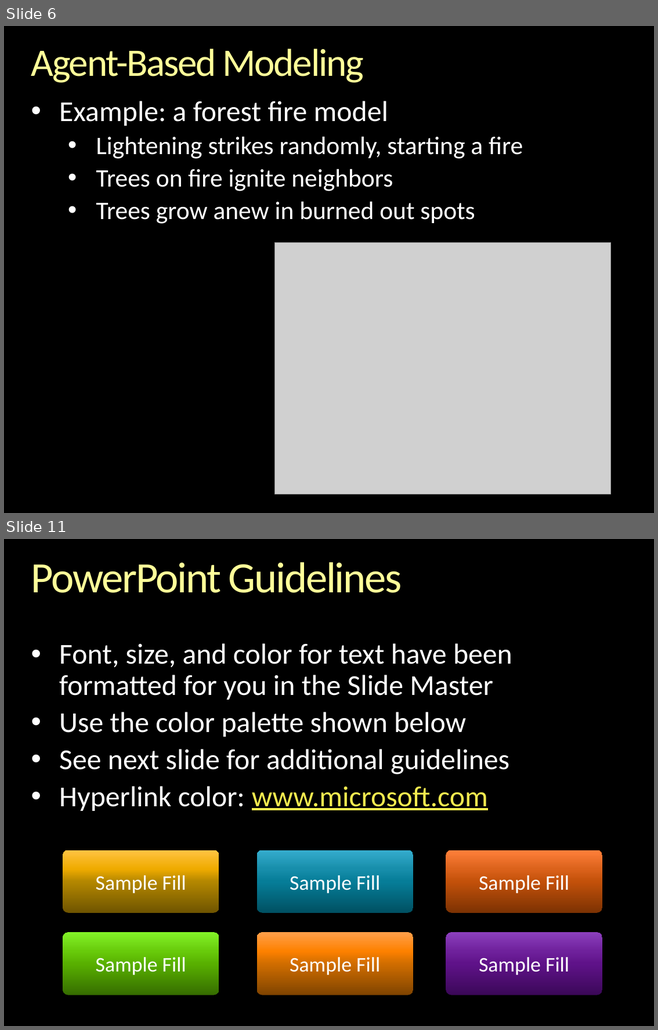
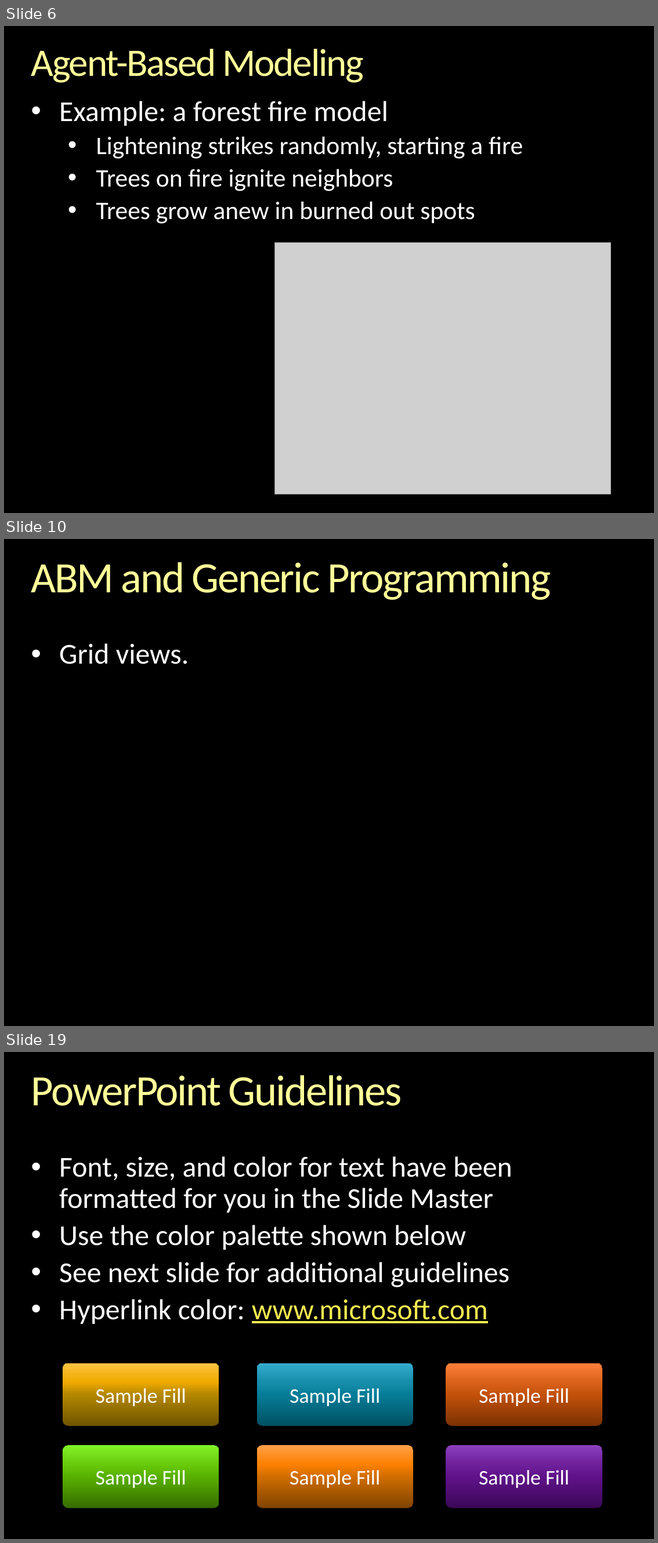
Before and after one commit to gcallah/indras_net, a slide deck: docs/GenericProgrammingAndABM.pptx. Shown one above the other, each under a label of ours: slides 6 and 11 before the commit, slides 6, 10 and 19 after it; the slides between them are not shown. The pictures are 658x1030 and 658x1543 pixels, drawn with LibreOffice and Linux fonts; fonts in the diff are those of the drawing; grey boxes stand for pictures; background and template pictures are left out. Boxes give left, top, right and bottom in pixels: in the first picture for what was removed or moved away, otherwise in the second. Text is boxed around its words. In the diff, an @@ line names an element or a change of style, - is before the commit and + after.

```diff
--- a/docs/GenericProgrammingAndABM.pptx
+++ b/docs/GenericProgrammingAndABM.pptx
@@ slide 10 added at box(4, 539, 654, 1026), background picture (left out) @@
@@ title added at box(31, 562, 550, 600), 48 pt, text gradient #FFFFB9 to #FFFF99 to #F6AE1E @@
+ABM and Generic Programming
@@ text added at box(59, 643, 189, 664), 32 pt, text #FFFFFF @@
+• Grid views.
@@ what was slide 11 is now slide 19 @@
```
Also in this commit, not shown: 3 slides changed, 9 other slides added, 5 slides removed.
